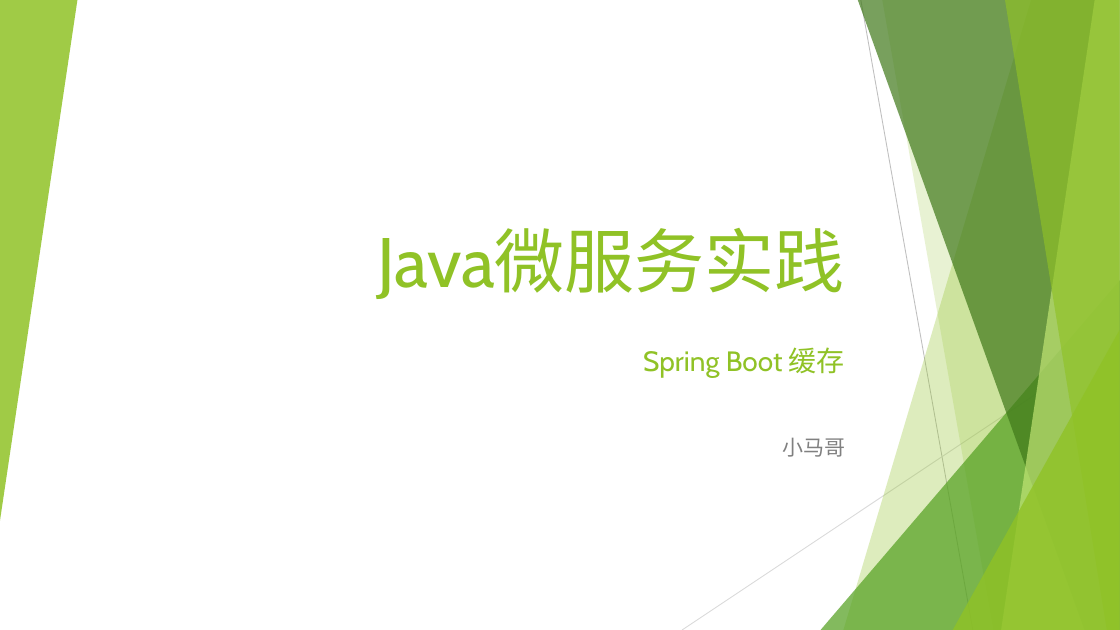
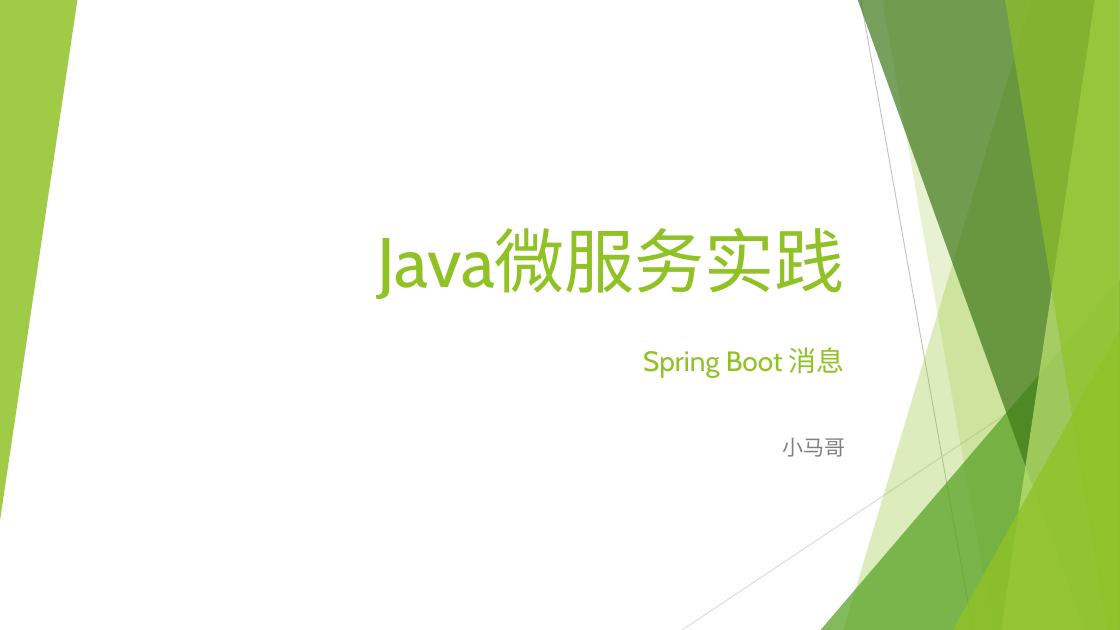
Before and after one commit to mercyblitz/segmentfault-lessons, a slide deck: slide 1 of spring-boot/lesson-11/[课件] Spring Boot 系列之消息.pptx. Drawn at 1120x630 pixels with LibreOffice and Linux fonts; fonts in the diff are those of the drawing. Boxes give left, top, right and bottom in pixels: in the first picture for what was removed or moved away, otherwise in the second. Text is boxed around its words. In the diff, an @@ line names an element or a change of style, - is before the commit and + after.

```diff
--- a/spring-boot/lesson-11/[课件] Spring Boot 系列之消息.pptx
+++ b/spring-boot/lesson-11/[课件] Spring Boot 系列之消息.pptx
@@ title at <box>378,228,845,378</box>: text changed @@
-Java微服务实践
-Spring Boot 缓存
+Java微服务实践
+Spring Boot 消息
```
Also in this commit, not shown: 40 other files.
